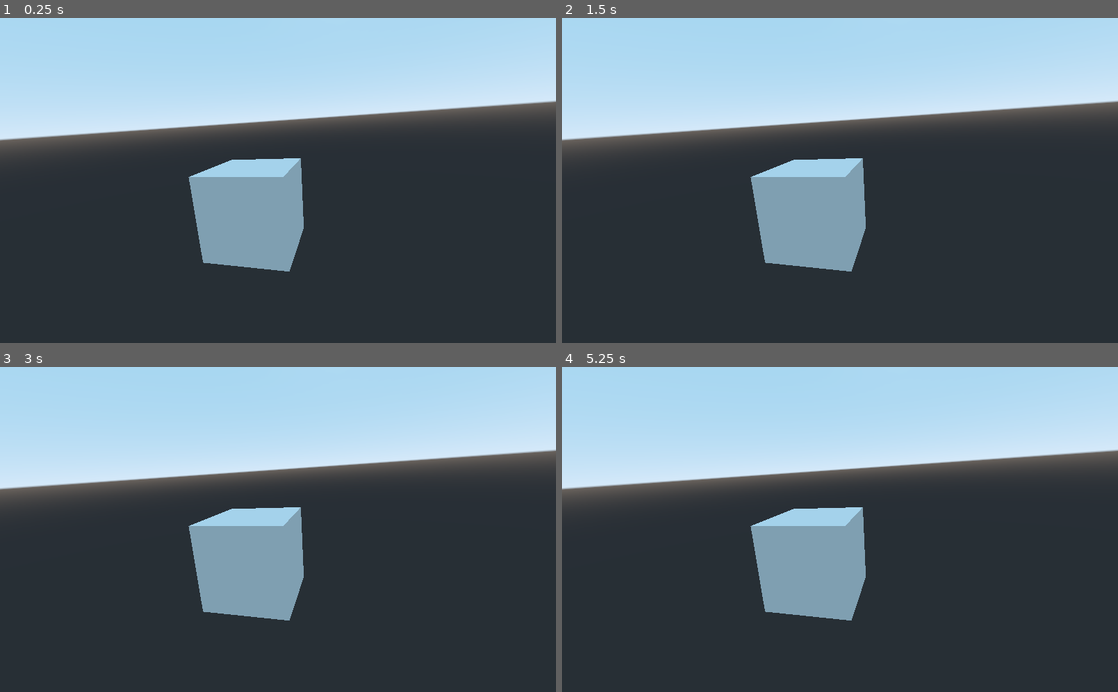
Above: before the commit, frames 1-4 (two rows, left to right).
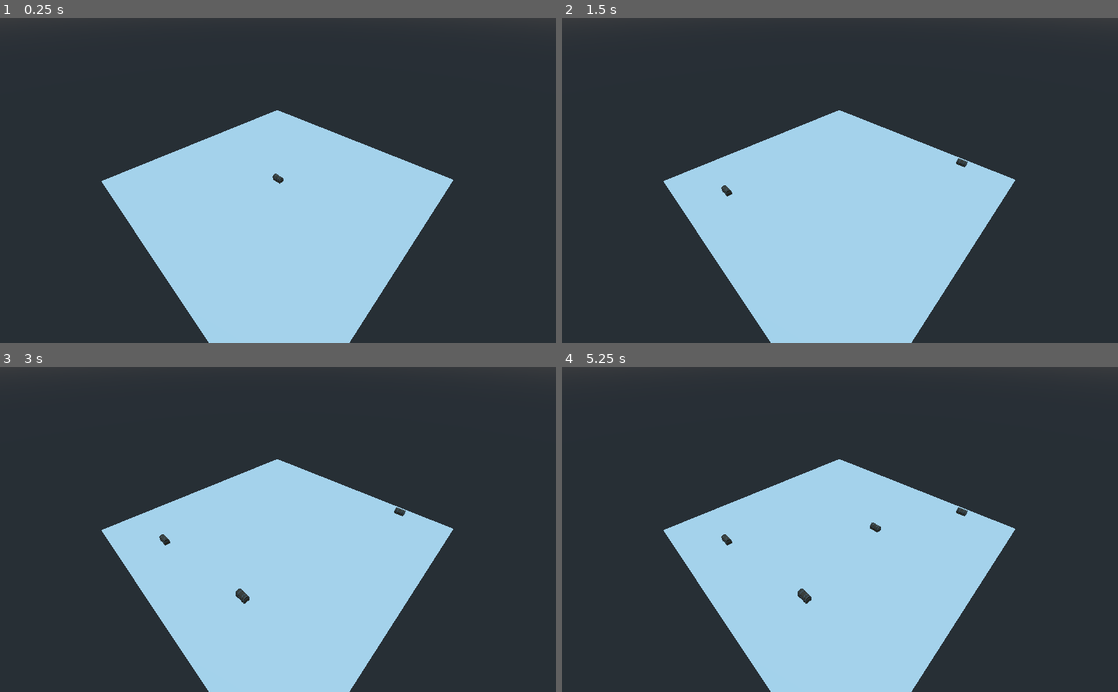
Above: after the commit, the same moments.

Repository: rcorre/wildjam-39
Game: Godot game, scene res://scenes/DungeonMasterScene.tscn
The game is run twice, just before and just after one commit, with the same random seed, the same clock (stepped at 60 frames per second) and the same inputs. Before the commit the project starts from res://Placeholder.tscn.
Inputs (mouse positions are in pixels of both pictures, inside the frame that each line leads up to):
- Up to frame 1 (0.25 s): no input
- Up to frame 2 (1.5 s): tap Enter at 0.5 s; move the mouse to (962, 164) at 0.52 s; press the mouse at (962, 164) at 0.53 s; tap Space at 1.25 s; move the mouse to (728, 196) at 1.27 s; release the mouse at (728, 196) at 1.28 s; click (728, 196) at 1.35 s
- Up to frame 3 (3 s): tap Enter at 2 s; move the mouse to (333, 458) at 2.02 s; press the mouse at (333, 458) at 2.03 s; tap Space at 2.75 s; move the mouse to (250, 594) at 2.77 s; release the mouse at (250, 594) at 2.78 s; click (250, 594) at 2.85 s
- Up to frame 4 (5.25 s): tap Enter at 3.5 s; move the mouse to (1006, 578) at 3.52 s; press the mouse at (1006, 578) at 3.53 s; tap Space at 4.25 s; move the mouse to (673, 480) at 4.27 s; release the mouse at (673, 480) at 4.28 s; click (673, 480) at 4.35 s; move the mouse to (867, 529) at 5.02 s; press the mouse at (867, 529) at 5.03 s

The runs differ from the first frame. In frame 1, 63% of the frame differs, in the area x 0-100%, y 0-100%; in frame 2, 63%; in frame 3, 63%; in frame 4, 63%.

Commit message:
Allow placing chests.

Diff:
--- a/project.godot
+++ b/project.godot
@@ -11,8 +11,16 @@
 [application]
 
 config/name="WildJam39"
-run/main_scene="res://Placeholder.tscn"
+run/main_scene="res://scenes/DungeonMasterScene.tscn"
 config/icon="res://icon.png"
+
+[input]
+
+place_prop={
+"deadzone": 0.5,
+"events": [ Object(InputEventMouseButton,"resource_local_to_scene":false,"resource_name":"","device":0,"alt":false,"shift":false,"control":false,"meta":false,"command":false,"button_mask":0,"position":Vector2( 0, 0 ),"global_position":Vector2( 0, 0 ),"factor":1.0,"button_index":1,"pressed":false,"doubleclick":false,"script":null)
+ ]
+}
 
 [physics]
 
--- /dev/null
+++ b/props/Chest.tscn
@@ -0,0 +1,13 @@
+[gd_scene load_steps=3 format=2]
+
+[ext_resource path="res://assets/models/Chest.glb" type="PackedScene" id=1]
+
+[sub_resource type="BoxShape" id=1]
+extents = Vector3( 0.381875, 0.237613, 0.2 )
+
+[node name="Chest" groups=["prop"] instance=ExtResource( 1 )]
+input_ray_pickable = false
+
+[node name="CollisionShape" type="CollisionShape" parent="." index="1"]
+transform = Transform( 1, 0, 0, 0, 1, 0, 0, 0, 1, 0, 0.240292, 0 )
+shape = SubResource( 1 )
--- /dev/null
+++ b/scenes/DungeonMasterScene.tscn
@@ -0,0 +1,24 @@
+[gd_scene load_steps=4 format=2]
+
+[ext_resource path="res://scenes/Floor.gd" type="Script" id=1]
+
+[sub_resource type="PlaneMesh" id=1]
+size = Vector2( 20, 20 )
+
+[sub_resource type="ConcavePolygonShape" id=2]
+data = PoolVector3Array( 10, 0, 10, -10, 0, 10, 10, 0, -10, -10, 0, 10, -10, 0, -10, 10, 0, -10 )
+
+[node name="DungeonMasterScene" type="Spatial"]
+
+[node name="Floor" type="MeshInstance" parent="."]
+mesh = SubResource( 1 )
+material/0 = null
+
+[node name="StaticBody" type="StaticBody" parent="Floor"]
+script = ExtResource( 1 )
+
+[node name="CollisionShape" type="CollisionShape" parent="Floor/StaticBody"]
+shape = SubResource( 2 )
+
+[node name="Camera" type="Camera" parent="."]
+transform = Transform( 0.711439, -0.446036, 0.543053, 0, 0.772757, 0.634702, -0.702748, -0.451552, 0.549769, 10.1235, 11.832, 10.2487 )
--- /dev/null
+++ b/scenes/Floor.gd
@@ -0,0 +1,32 @@
+extends StaticBody
+
+const CHEST_SCENE := preload("res://props/Chest.tscn")
+
+var selected_prop = null
+
+func _ready():
+	connect("input_event", self, "_on_input_event")
+	selected_prop = CHEST_SCENE.instance()
+	add_child(selected_prop)
+
+func _on_input_event(_camera: Node, event: InputEvent, position: Vector3, _normal: Vector3, _shape_idx: int):
+	if not selected_prop:
+		return
+
+	var pos := position.round()  # "snap" to grid
+
+	if event.is_action_pressed("place_prop"):
+		place_prop(pos)
+
+	selected_prop.global_transform.origin = pos
+
+func place_prop(pos: Vector3):
+	assert(selected_prop)
+
+	for p in get_tree().get_nodes_in_group("prop"):
+		if p.global_transform.origin.is_equal_approx(pos) and p != selected_prop:
+			return  # already a prop here
+
+	# leave the current prop where it is, create a new one
+	selected_prop = CHEST_SCENE.instance()
+	add_child(selected_prop)
Binary file added: assets/models/Chest.glb
Not shown, added: assets/models/Chest.glb.import
Not shown, added: README.md
Not shown, added: assets/models/Chest.blend
